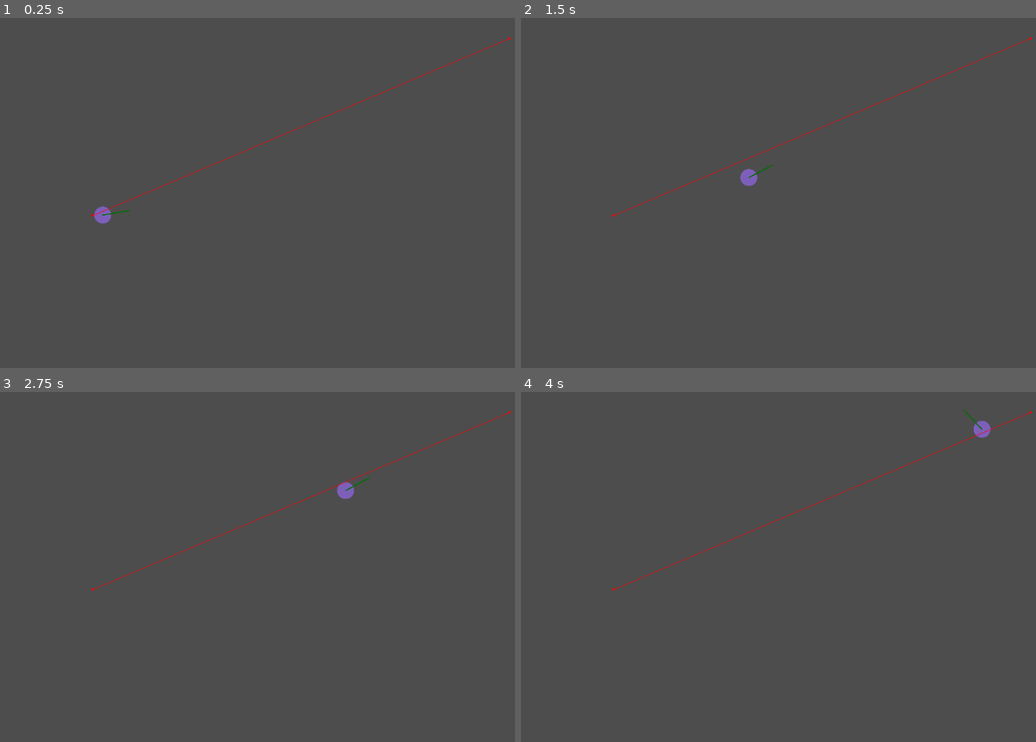
Above: before the commit, frames 1-4 (two rows, left to right).
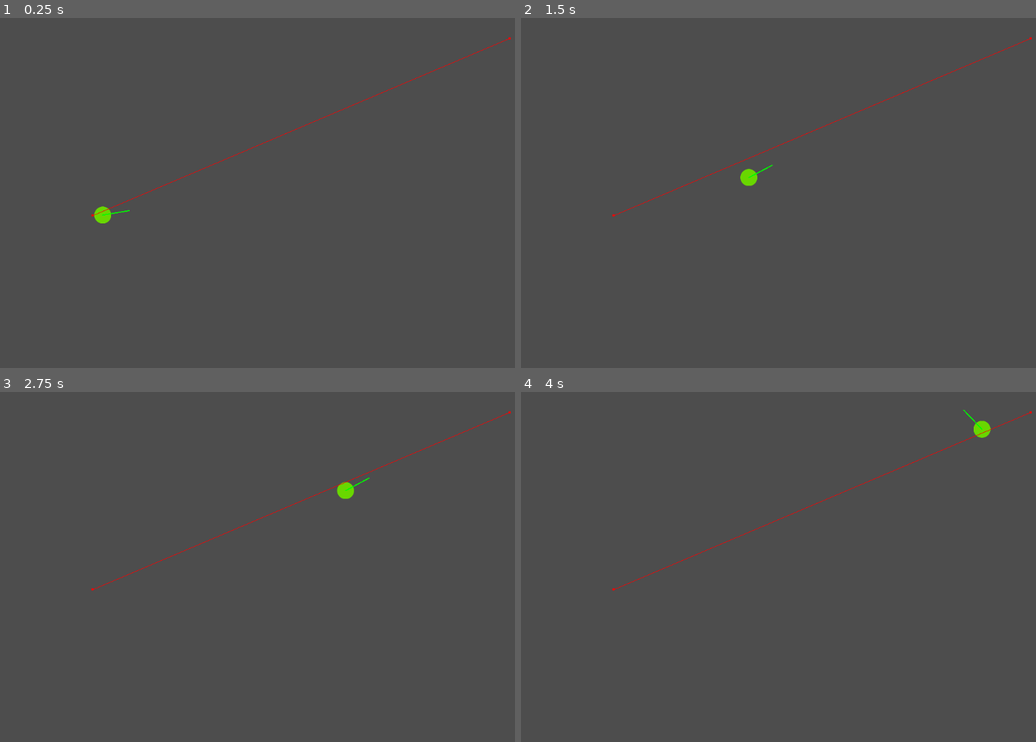
Above: after the commit, the same moments.

Repository: blekki/Bacteriostat
Game: Godot game, scene res://src/map/map.tscn
Two runs of this game, one before a commit and one after it. Both use one fixed random seed, a clock stepped at 60 frames per second and the inputs below.
Inputs:
- Up to frame 1 (0.25 s): no input
- Up to frame 2 (1.5 s): no input
- Up to frame 3 (2.75 s): no input
- Up to frame 4 (4 s): no input

The runs differ from the first frame. In frame 1, 0.1% of the frame differs, in the area x 18-26%, y 53-59%; in frame 2, 0.1%; in frame 3, 0.1%, in the area x 65-72%, y 24-31%; in frame 4, 0.1%.

Commit message:
Add the base of a StateMachine: 1. Add two states 2. Add world season changing (day/night) 3. Add "Singleton" with "time_season" shared var

Diff:
--- a/project.godot
+++ b/project.godot
@@ -14,6 +14,10 @@
 run/main_scene="uid://duuaegris31ou"
 config/features=PackedStringArray("4.6", "Forward Plus")
 config/icon="res://icon.svg"
+
+[autoload]
+
+Singlton="*uid://cfdyl5k1xadfq"
 
 [display]
 
--- a/src/bacteria/bacteria.gd
+++ b/src/bacteria/bacteria.gd
@@ -1,19 +1,23 @@
-class_name Bacteria
+class_name Bacteria		# todo: rename to "Bacterium"
 extends CharacterBody2D
 
 # Paramenters
 # > speed - pixel/sec
 # > rotation - radian/sec
-const ACCELERATION: float = 10.0	# todo: rename to "acceleration"
+const ACCELERATION: float = 10.0
 const MAX_SPEED: float = 200.0
 const DECELERATION_MOD: float = 0.5
 const COLLISION_DEFLECTION: float = 20.0
-const FOV: float = PI / 4
+const FOV: float = PI / 3
 const ROTATION_WEIGHT: float = 0.03
+const ENERGY_LIMIT = 100
 
 # object parameters
 var type: Enums.BacteriaType
+var energy: int = 0
 var view_direction_angle: float = 0.0
+
+var behavior_state: RefCounted
 
 # techical
 var nav_field: Vector2	# area from (xy = 0) to (xy = nav_field.xy) pixels
@@ -21,7 +25,7 @@
 
 # <> Methods section <>
 func _ready():
-	random.randomize()		# todo: add correct random generation
+	random.randomize()
 	_set_random_type()
 	position = _generate_smart_point()
 
@@ -29,6 +33,9 @@
 	$ViewDirection.rotate(view_direction_angle - $ViewDirection.rotation)
 
 func _physics_process(delta: float):
+	behavior_state.update(self)		# errors: fix state changer
+	behavior_state.do_task(self)
+
 	_deceleration()
 	_find_target()
 	_rotate_and_force()
@@ -42,12 +49,17 @@
 # <> "set" methods <>
 func _set_random_type():
 	const BACTERIAS_ORIGIN_TYPES = 3	# todo: add special file with all prop constants
-	var _type = Enums.BacteriaType
-	match randi_range(0, BACTERIAS_ORIGIN_TYPES):
-		0: type = _type.Green;  modulate = Color.LAWN_GREEN
-		1: type = _type.Purple; modulate = Color.MEDIUM_PURPLE
-		2: type = _type.Orange; modulate = Color.DARK_ORANGE
-		_: type = _type.Default
+	match 0:	# todo: add real generation "randi_range(0, BACTERIAS_ORIGIN_TYPES)"
+		0:
+			type = Enums.BacteriaType.Green
+			modulate = Color.LAWN_GREEN
+			behavior_state = StateMachine.get_start_green_bacterium_state()	# todo: add behavior for every bacteria types
+		1:
+			type = Enums.BacteriaType.Purple
+			modulate = Color.MEDIUM_PURPLE
+		2:
+			type = Enums.BacteriaType.Orange
+			modulate = Color.DARK_ORANGE
 
 func set_navigation_field(field: Vector2):
 	nav_field = field
@@ -76,7 +88,7 @@
 	# add acceleration if the target inside the FOV area
 	if view_target.angle_to(target) < (FOV / 2):
 		velocity += Vector2.RIGHT.rotated(view_direction_angle) * ACCELERATION
-	# rotate a face to the target
+	# turn to face to the target
 	view_direction_angle = lerp_angle(view_direction_angle, view_target.angle(), ROTATION_WEIGHT)
 
 func _deceleration():
@@ -90,3 +102,13 @@
 	if collision:
 		var collider = collision.get_collider()		# todo: fix unsync fluence
 		velocity += collision.get_normal() * (COLLISION_DEFLECTION)
+
+func photosynthesing():
+	if energy + 1 <= ENERGY_LIMIT:
+		energy += 1
+	print("energy: ", energy)
+
+func recycle_energy():
+	if energy - 5 >= 0:
+		energy -= 5
+	print("energy: ", energy)
--- /dev/null
+++ b/src/behavior/green_special/energy_recycle_state.gd
@@ -0,0 +1,9 @@
+class_name EnergyRecycleState
+extends RefCounted
+
+func update(bacteria: Bacteria):
+	if Singlton.time_season == Enums.TimeSeasons.Day:
+		bacteria.behavior_state = StateMachine.photosynthesis
+
+func do_task(bacteria: Bacteria):
+	bacteria.recycle_energy()
--- /dev/null
+++ b/src/behavior/green_special/photosynthesis_state.gd
@@ -0,0 +1,9 @@
+class_name PhotosynthesisState
+extends RefCounted
+
+func update(bacteria: Bacteria):
+	if Singlton.time_season == Enums.TimeSeasons.Night:
+		bacteria.behavior_state = StateMachine.energy_recycle
+
+func do_task(bacteria: Bacteria):
+	bacteria.photosynthesing()
--- a/src/behavior/state_machine.gd
+++ b/src/behavior/state_machine.gd
@@ -1,5 +1,8 @@
 class_name StateMachine
 extends RefCounted
 
-func load_start_behavior() -> void:
-	pass
+static var photosynthesis = PhotosynthesisState.new()
+static var energy_recycle = EnergyRecycleState.new()
+
+static func get_start_green_bacterium_state() -> RefCounted:	# todo: set normal returning type
+	return energy_recycle
--- a/src/enums.gd
+++ b/src/enums.gd
@@ -8,3 +8,8 @@
 	Orange,
 	Default = Green,
 }
+
+enum TimeSeasons {
+	Day,
+	Night,
+}
--- a/src/map/map.gd
+++ b/src/map/map.gd
@@ -3,14 +3,13 @@
 
 const MAP_WIDTH = 1080		# in pixels
 const MAP_HEIGHT = 720
-
 const bacteria_instance = preload("res://src/bacteria/bacteria.tscn")
 const BACTERIAS_COUNT = 1
 
 var collision_borders: Array[CollisionShape2D] = []
 var bacterias: Array[Bacteria] = []
 
-func _ready() -> void:
+func _ready():
 	_init_collision_walls()
 
 	# generate bacterias
@@ -20,10 +19,12 @@
 		bacterias.push_back(unit)
 		add_child(bacterias.back())
 
-func _process(delta: float) -> void:
+	_start_day()
+
+func _process(delta: float):
 	pass
 
-func _init_collision_walls():
+func _init_collision_walls():	# fast way make dynamic walls
 	const UPSCALE = 1000
 	const NO_SCALE = 1
 
@@ -43,3 +44,22 @@
 	var right_border = $Collision/RightSide
 	right_border.position = Vector2(MAP_WIDTH, MAP_HEIGHT / 2)
 	right_border.scale = Vector2(NO_SCALE, UPSCALE)
+
+# time season configuration
+func _start_day():
+	$Night.stop()
+	print("night finished")
+	Singlton.time_season = Enums.TimeSeasons.Day
+	$Day.start()
+
+func _start_night():
+	$Day.stop()
+	print("day finished")
+	Singlton.time_season = Enums.TimeSeasons.Night
+	$Night.start()
+
+func _on_day_timeout():
+	_start_night()
+
+func _on_night_timeout():
+	_start_day()
--- a/src/map/map.tscn
+++ b/src/map/map.tscn
@@ -16,12 +16,6 @@
 script = ExtResource("1_vfn15")
 metadata/_edit_group_ = true
 
-[node name="Texture" type="Sprite2D" parent="." unique_id=134081408]
-visible = false
-position = Vector2(600, 400)
-rotation = 1.5707964
-scale = Vector2(0.5, 0.5)
-
 [node name="NavigationRegion2D" type="NavigationRegion2D" parent="." unique_id=706864556]
 navigation_polygon = SubResource("NavigationPolygon_5o7fj")
 
@@ -39,3 +33,14 @@
 
 [node name="RightSide" type="CollisionShape2D" parent="Collision" unique_id=1742481543]
 shape = SubResource("RectangleShape2D_1a5qu")
+
+[node name="Day" type="Timer" parent="." unique_id=816259507]
+wait_time = 5.0
+one_shot = true
+
+[node name="Night" type="Timer" parent="." unique_id=700263351]
+wait_time = 2.0
+one_shot = true
+
+[connection signal="timeout" from="Day" to="." method="_on_day_timeout"]
+[connection signal="timeout" from="Night" to="." method="_on_night_timeout"]
--- /dev/null
+++ b/src/singlton.gd
@@ -0,0 +1,3 @@
+extends Node
+
+var time_season = Enums.TimeSeasons.Day
Not shown, added: src/behavior/green_special/energy_recycle_state.gd.uid
Not shown, added: src/behavior/green_special/photosynthesis_state.gd.uid
Not shown, added: src/singlton.gd.uid
